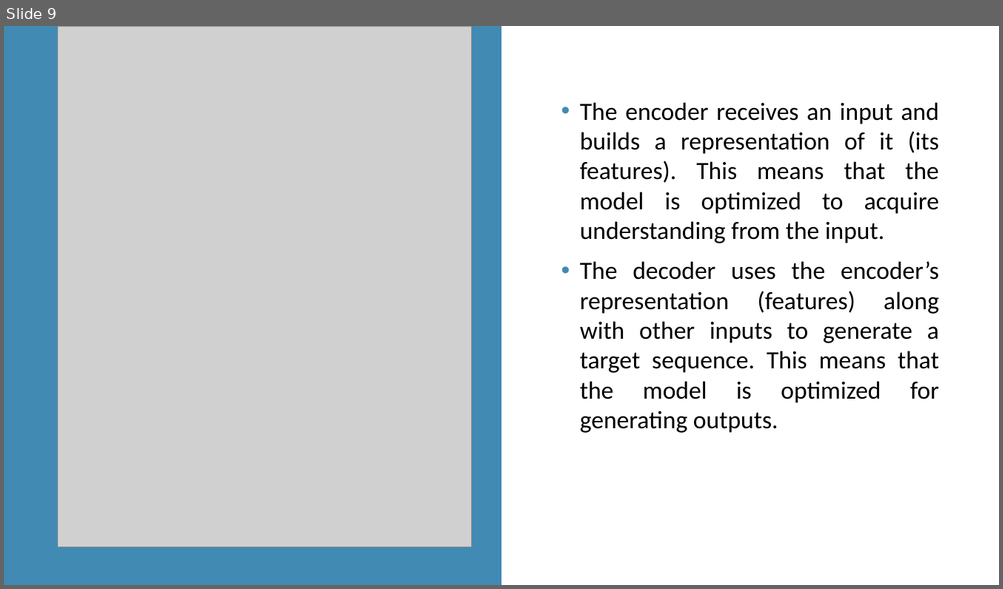
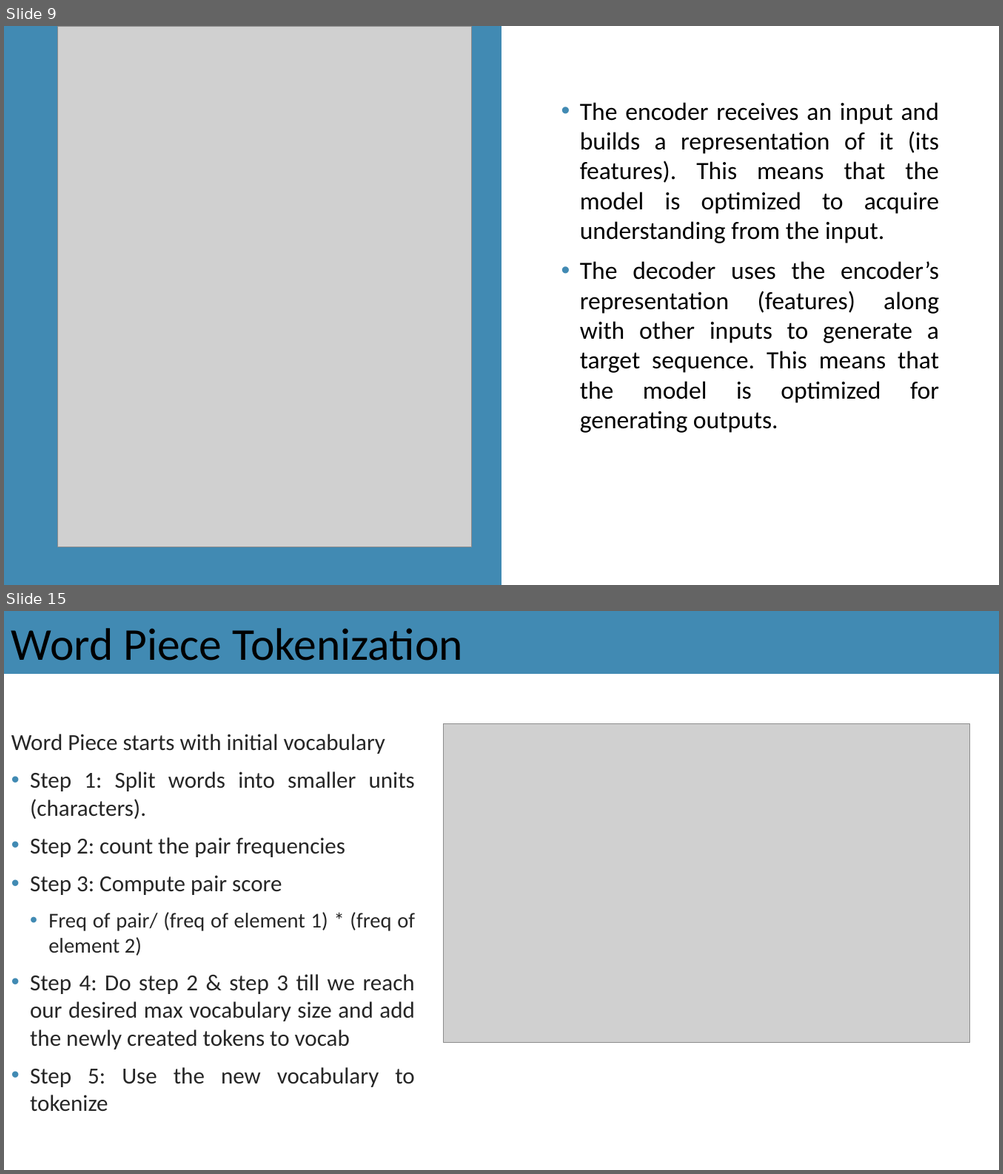
Before and after one commit to ashabilash/machine_learning_and_nlp_workshops, a slide deck: LLM.pptx. Shown one above the other, each under a label of ours: slide 9 before the commit, slides 9 and 15 after it; the slides between them are not shown. The pictures are 1003x589 and 1003x1174 pixels, drawn with LibreOffice and Linux fonts; fonts in the diff are those of the drawing; grey boxes stand for pictures. Boxes give left, top, right and bottom in pixels: in the first picture for what was removed or moved away, otherwise in the second. Text is boxed around its words. In the diff, an @@ line names an element or a change of style, - is before the commit and + after.

```diff
--- a/LLM.pptx
+++ b/LLM.pptx
@@ slide 15 added at box(4, 611, 999, 1170), background #FFFFFF @@
@@ rectangle added at box(4, 611, 999, 674), fill #418AB3, 44 pt, text #000000 @@
+Word Piece Tokenization
@@ text added at box(11, 734, 415, 1112), 22.2 pt, text #262626 @@
+Word Piece starts with initial vocabulary
+• Step 1: Split words into smaller units (characters).
+• Step 2: count the pair frequencies
+• Step 3: Compute pair score
+  • Freq of pair/ (freq of element 1) * (freq of element 2)
+• Step 4: Do step 2 & step 3 till we reach our desired max vocabulary size and add the newly created tokens to vocab
+• Step 5: Use the new vocabulary to tokenize
@@ picture added at box(444, 723, 970, 1043) @@
```
Also in this commit, not shown: 11 other slides added, 1 slide removed.
